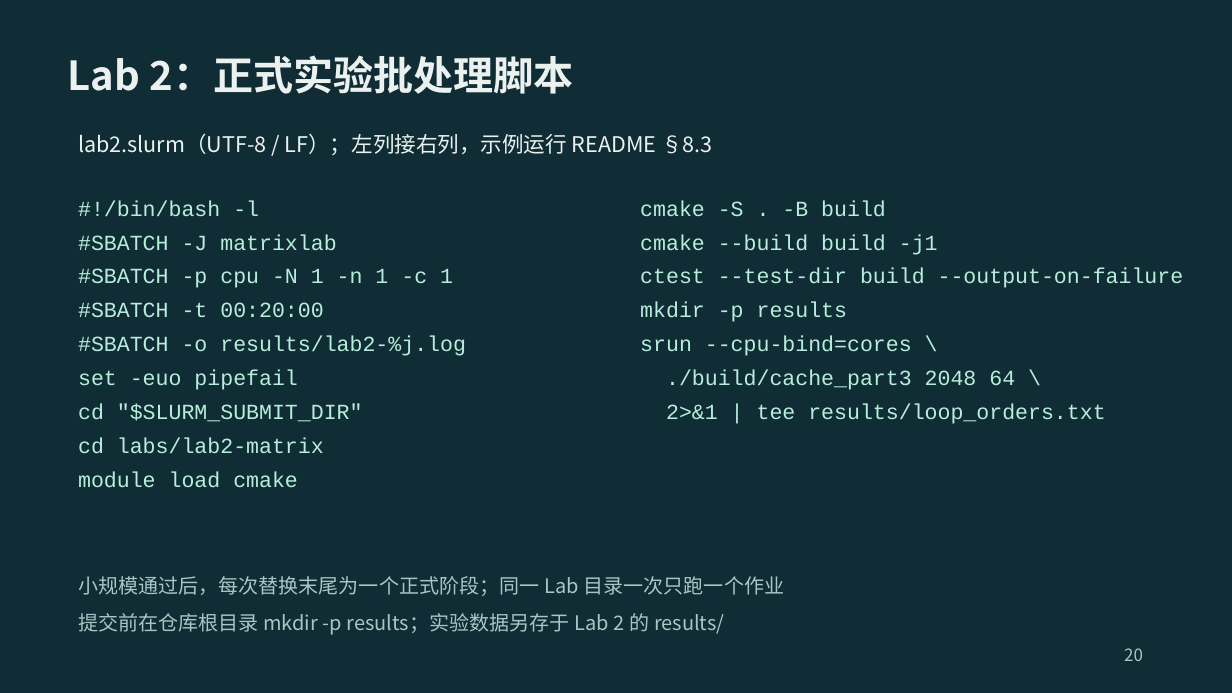
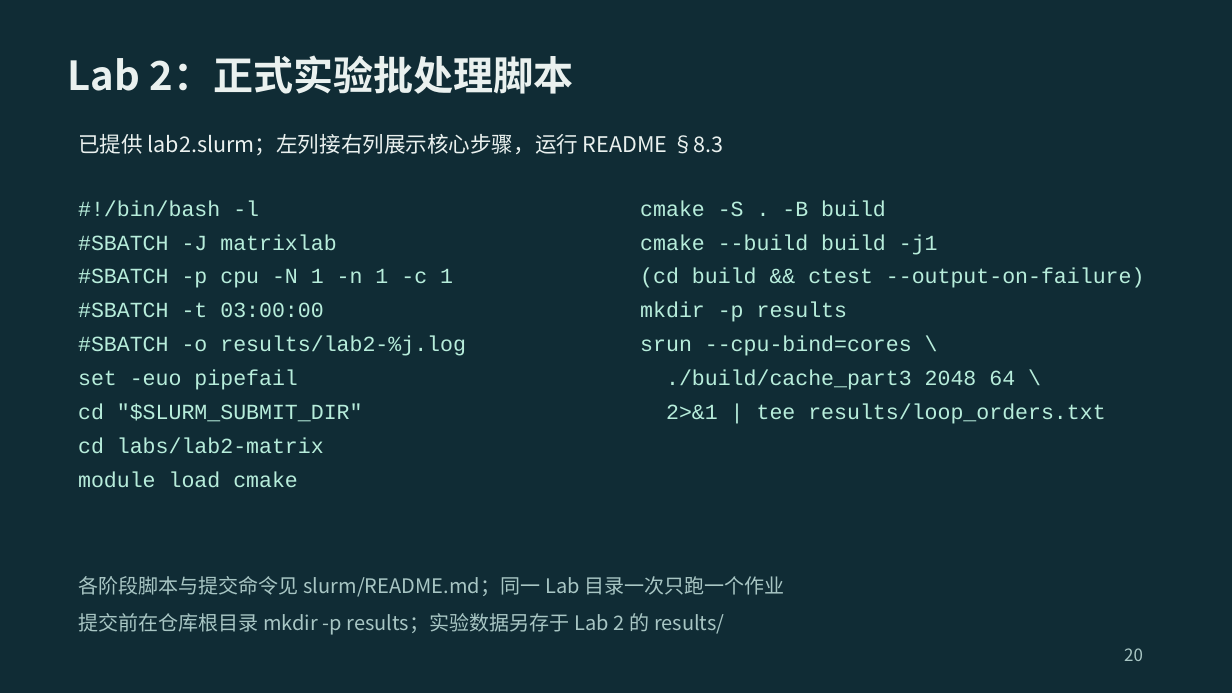
Before and after one commit to 2026-fall-calabs/calabs-2026-fall-starter, a slide deck: slide 20 of docs/交我算平台Lab运行指南-学生版.pptx. Drawn at 1232x693 pixels with LibreOffice and Linux fonts; fonts in the diff are those of the drawing. Boxes give left, top, right and bottom in pixels: in the first picture for what was removed or moved away, otherwise in the second. Text is boxed around its words. In the diff, an @@ line names an element or a change of style, - is before the commit and + after.

Commit message:
feat: add course Slurm examples with three-hour limits

```diff
--- a/docs/交我算平台Lab运行指南-学生版.pptx
+++ b/docs/交我算平台Lab运行指南-学生版.pptx
@@ text at [78,134,723,156]: text changed @@
-lab2.slurm（UTF-8 / LF）；左列接右列，示例运行 README §8.3
+已提供 lab2.slurm；左列接右列展示核心步骤，运行 README §8.3
@@ text at [640,268,1145,288]: text changed @@
-ctest --test-dir build --output-on-failure
+(cd build && ctest --output-on-failure)
@@ text at [78,302,323,317]: text changed @@
-#SBATCH -t 00:20:00
+#SBATCH -t 03:00:00
@@ text at [78,576,785,597]: text changed @@
-小规模通过后，每次替换末尾为一个正式阶段；同一 Lab 目录一次只跑一个作业
+各阶段脚本与提交命令见 slurm/README.md；同一 Lab 目录一次只跑一个作业
```
Also in this commit, not shown: 11 other slides changed, 15 other files.
